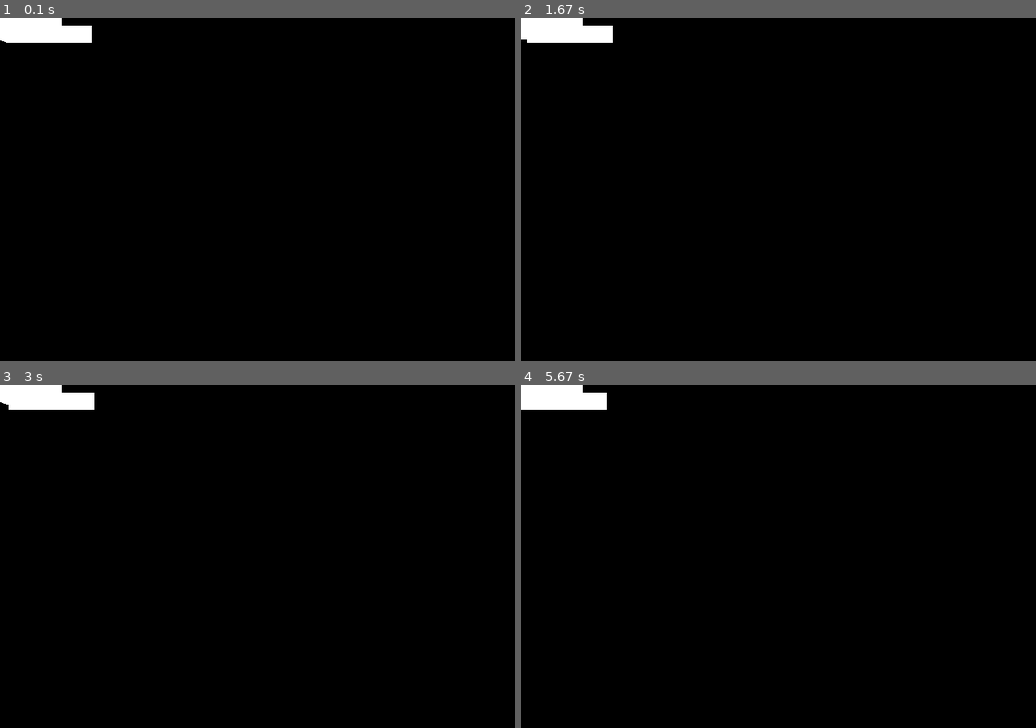
Above: before the commit, frames 1-4 (two rows, left to right).
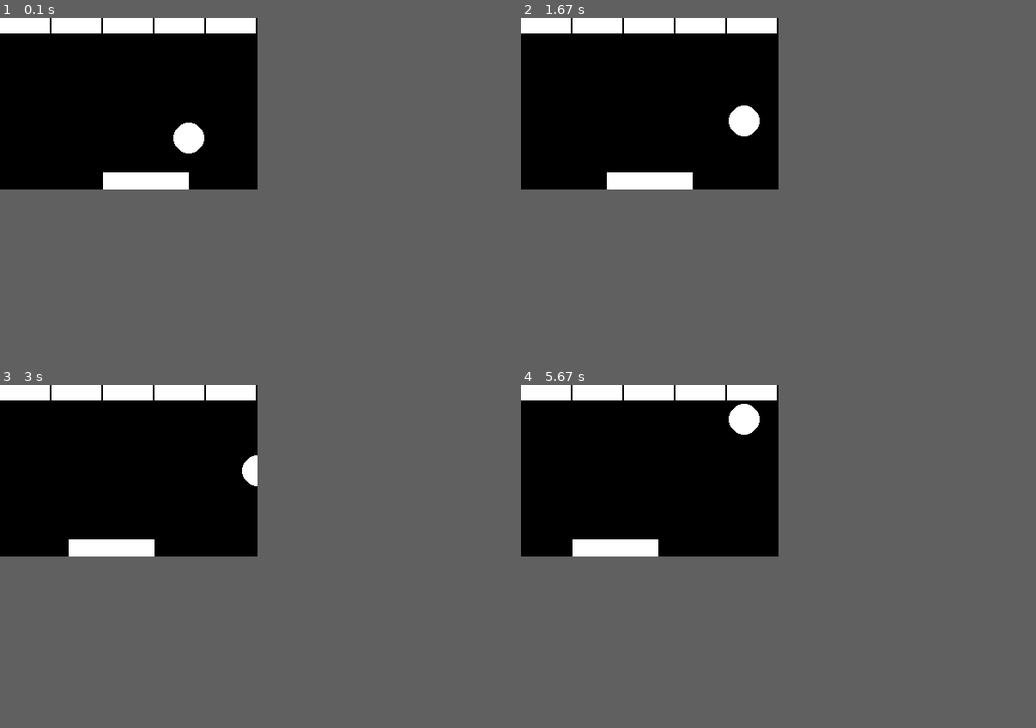
Above: after the commit, the same moments.

Repository: floom9/Reinforcement-Learning-Breakout
Game: pygame game, started from run_game.py
The game is run twice, just before and just after one commit, with the same random seed, the same clock (stepped at 60 frames per second) and the same inputs.
Inputs:
- Up to frame 1 (0.1 s): no input
- Up to frame 2 (1.67 s): no input
- Up to frame 3 (3 s): no input
- Up to frame 4 (5.67 s): no input
In our replay, the window is 600x400 before the commit and 300x200 after it. These sizes can differ from the game's own. Grey fills any space a smaller window leaves; there, only what the larger window draws over its background counts as a difference.

The runs differ from the first frame. In frame 1, 3.3% of the frame differs, in the area x 0-50%, y 0-50%; in frame 2, 3.3%; in frame 3, 3.0%; in frame 4, 3.3%.

Commit message:
work on grid based rendering

Diff:
--- a/Breakout/renderer.py
+++ b/Breakout/renderer.py
@@ -5,33 +5,40 @@
 WHITE = (255, 255, 255)
 
 # Define game constants, multiplied by 20 for visuals
-SCREEN_WIDTH = 600
-SCREEN_HEIGHT = 400
-BALL_RADIUS = 20
+# Subtracting 2 from width & height for visual separation, doesn't change hitboxes
+
+CELL_SIZE = 20
+BALL_RADIUS = CELL_SIZE - 2
 PADDLE_WIDTH = 100
 PADDLE_HEIGHT = 20
-BRICK_WIDTH = 60
-BRICK_HEIGHT = 20
+BRICK_WIDTH = (CELL_SIZE * 3) - 2
+BRICK_HEIGHT = CELL_SIZE - 2
 
 class renderer:
+
     def __init__(self, env):
         self.env = env
+        self.grid_width = env.grid_size[0] * CELL_SIZE
+        self.grid_height = env.grid_size[1] * CELL_SIZE
         pygame.init()
-        self.screen = pygame.display.set_mode((SCREEN_WIDTH, SCREEN_HEIGHT))
+        self.screen = pygame.display.set_mode((self.grid_width, self.grid_height))
         pygame.display.set_caption("Breakout")
 
     def draw(self, ball_position, paddle_position, bricks):
         self.screen.fill(BLACK)
-
+        print(paddle_position)
+        print(ball_position)
         # Draw bricks
         for brick in bricks:
-            pygame.draw.rect(self.screen, WHITE, (brick[0][0], brick[0][1], BRICK_WIDTH, BRICK_HEIGHT))
+            x_brick = brick[0][0] * CELL_SIZE
+            y_brick = brick[0][1] * CELL_SIZE
+            pygame.draw.rect(self.screen, WHITE, pygame.Rect(x_brick, y_brick, BRICK_WIDTH, BRICK_HEIGHT))
 
         # Draw paddle
-        pygame.draw.rect(self.screen, WHITE, (paddle_position[0], paddle_position[1], PADDLE_WIDTH, PADDLE_HEIGHT))
+        pygame.draw.rect(self.screen, WHITE, (paddle_position[0] * CELL_SIZE, paddle_position[1] * CELL_SIZE, PADDLE_WIDTH, PADDLE_HEIGHT))
 
         # Draw ball
-        pygame.draw.circle(self.screen, WHITE, (ball_position[0], ball_position[1]), BALL_RADIUS)
+        pygame.draw.circle(self.screen, WHITE, (ball_position[0] * CELL_SIZE, ball_position[1] * CELL_SIZE), BALL_RADIUS)
 
         pygame.display.flip()
 
--- a/run_game.py
+++ b/run_game.py
@@ -1,5 +1,6 @@
 from Breakout.Breakout_Class import Breakout
 import numpy as np
+import time
 
 #seems to work
 '''
@@ -23,3 +24,4 @@
         action = np.random.choice(choices)
         state, reward, done = game.step(action)
         game.render()
+        time.sleep(1)
